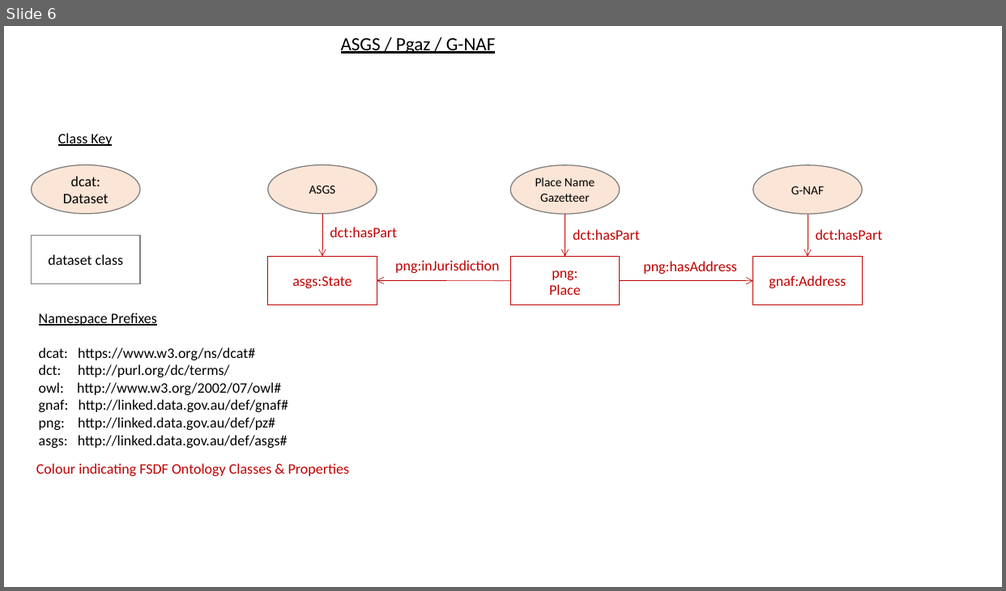
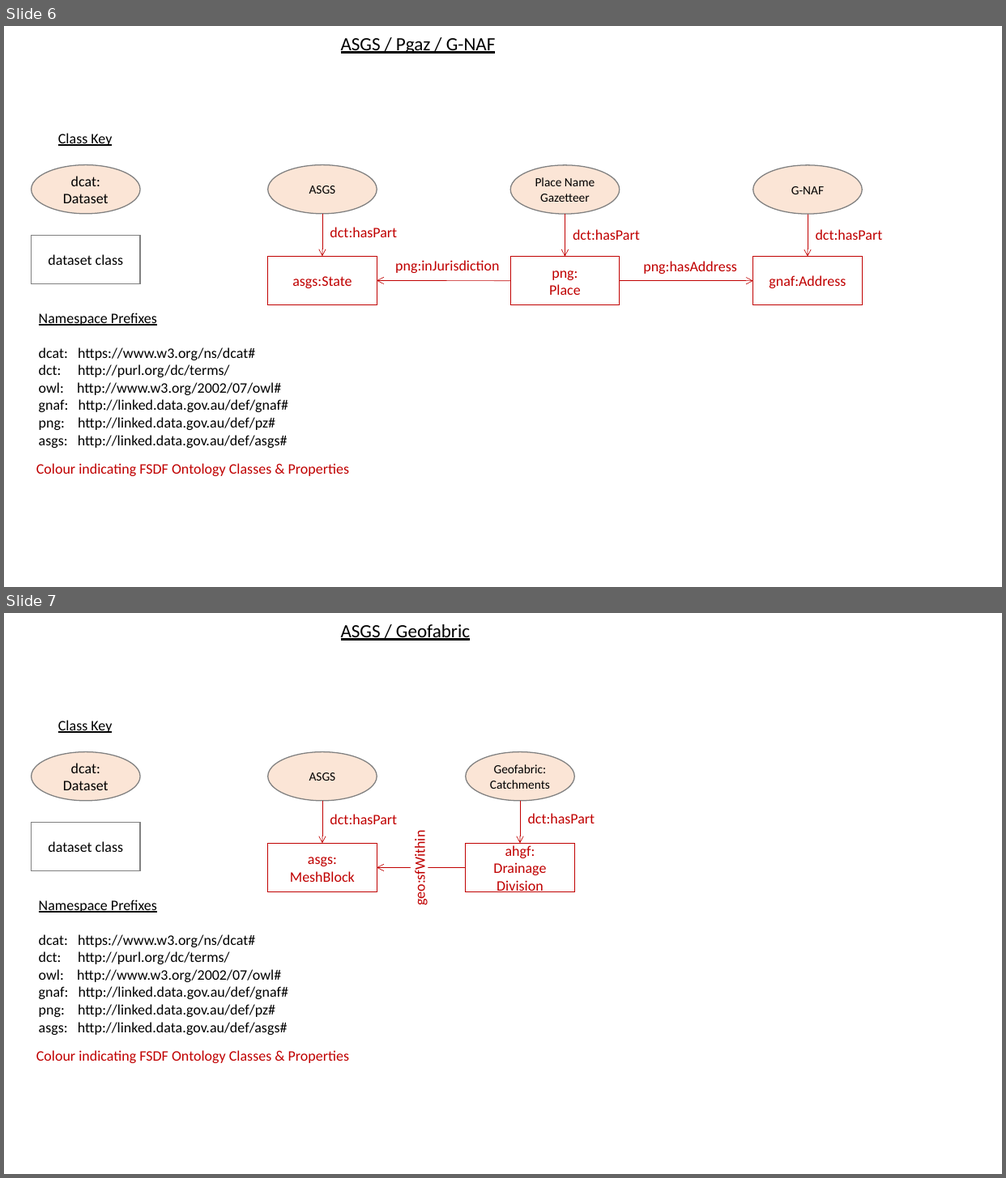
Before and after one commit to GeoscienceAustralia/fsdf-ont, a slide deck: docs/fsdf-ont-images.pptx. Shown one above the other, each under a label of ours: slide 6 before the commit, slides 6 and 7 after it. The pictures are 1006x591 and 1006x1178 pixels, drawn with LibreOffice and Linux fonts; fonts in the diff are those of the drawing. Boxes give left, top, right and bottom in pixels: in the first picture for what was removed or moved away, otherwise in the second. Text is boxed around its words. In the diff, an @@ line names an element or a change of style, - is before the commit and + after.

Commit message:
ASGS <-> Geofabric

```diff
--- a/docs/fsdf-ont-images.pptx
+++ b/docs/fsdf-ont-images.pptx
@@ slide 7 added at box(4, 613, 1002, 1174), background #FFFFFF @@
@@ text added at box(341, 624, 470, 641), 18 pt, text #000000, underline @@
+ASGS / Geofabric
@@ text added at box(58, 720, 112, 733), 14 pt, text #000000, underline @@
+Class Key
@@ ellipse added at box(31, 752, 140, 801), fill #FBE5D6, outline #808080 1 pt, 14 pt, text #000000 @@
+dcat:
+Dataset
@@ ellipse added at box(268, 752, 377, 801), fill #FBE5D6, outline #808080 1 pt, 12 pt, text #000000 @@
+ASGS
@@ ellipse added at box(466, 752, 575, 801), fill #FBE5D6, outline #808080 1 pt, 12 pt, text #000000 @@
+Geofabric:
+Catchments
@@ arrow added from (322, 801) to (322, 844), #C00000 0.5 pt @@
@@ arrow added from (520, 801) to (520, 844), #C00000 0.5 pt @@
@@ rectangle added at box(31, 823, 140, 871), fill #FFFFFF, outline #808080 1 pt, 14 pt, text #000000 @@
+dataset class
@@ text added at box(330, 814, 397, 824), 14 pt, text #C00000 @@
+dct:hasPart
@@ rectangle added at box(411, 830, 428, 906), fill #FFFFFF, 14 pt, text #C00000 @@
+geo:sfWithin
@@ text added at box(528, 813, 595, 824), 14 pt, text #C00000 @@
+dct:hasPart
@@ rectangle added at box(268, 844, 377, 892), fill #FFFFFF, outline #C00000 1 pt, 14 pt, text #C00000 @@
+asgs:
+MeshBlock
@@ rectangle added at box(466, 844, 575, 892), fill #FFFFFF, outline #C00000 1 pt, 14 pt, text #C00000 @@
+ahgf:
+Drainage
+Division
@@ arrow added from (466, 867) to (377, 867), #C00000 0.5 pt @@
@@ text added at box(39, 900, 288, 1035), 14 pt, text #000000 @@
+Namespace Prefixes
+dcat: https://www.w3.org/ns/dcat#
+dct: http://purl.org/dc/terms/
+owl: http://www.w3.org/2002/07/owl#
+gnaf: http://linked.data.gov.au/def/gnaf#
+png: http://linked.data.gov.au/def/pz#
+asgs: http://linked.data.gov.au/def/asgs#
@@ text added at box(36, 1050, 349, 1063), 14 pt, text #C00000 @@
+Colour indicating FSDF Ontology Classes & Properties
```
Also in this commit, not shown: 1 slide changed, 3 other files.
